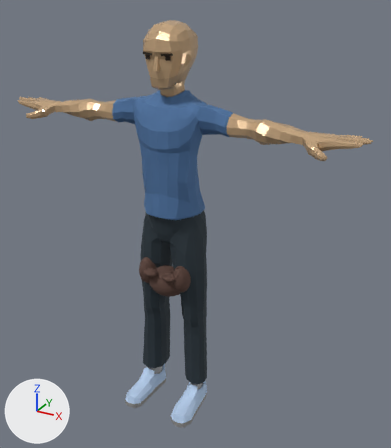
A saved change to the glTF model generated/avatar-assets/character-avatarb-premium.glb.
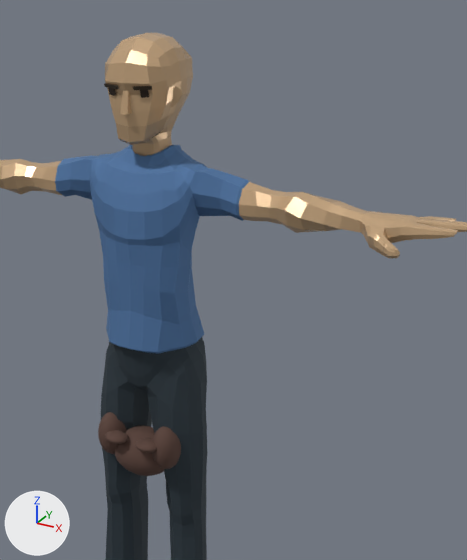
Each version appears first whole from a 50 mm camera at (1.185, -2.001, 1.949) aimed at (0.101, -0.03, 0.963), and next in a close-up on the part from 20% to 94% of the width and 0% to 78% of the height. The axes (+X, +Y, +Z) are drawn at lower left. The lights are the same throughout. The last two pictures show the newer version. Where no turn or scale is listed for an object, it has been applied to the vertices.

The first close-up shows 'Beard_cheek_-1', 'Beard_cheek_1', 'Beard_chin', 'Casual2_Body', 'Casual2_Head', 'Casual2_Legs', 'Moustache_-1', 'Moustache_1'.
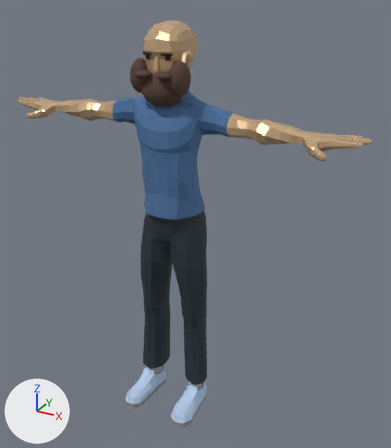
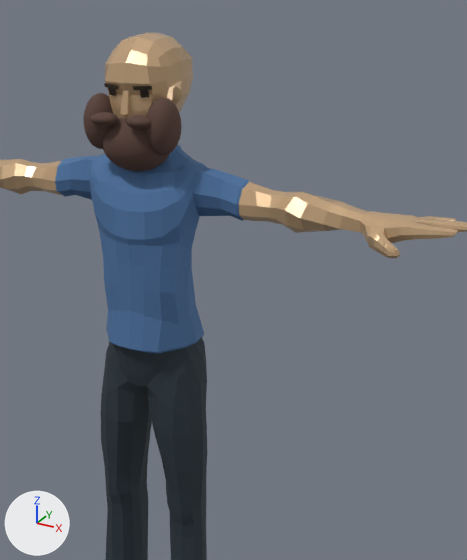
Scene script edits in JSON lines:
```json
{"op": "set", "path": "ob_beard_cheek__1.location", "old": "(-0.09, -0.138, 0.732)", "new": "(-0.09, -0.138, 1.618)"}
{"op": "set", "path": "ob_beard_cheek_1.location", "old": "(0.09, -0.138, 0.732)", "new": "(0.09, -0.138, 1.618)"}
{"op": "set", "path": "ob_beard_chin.location", "old": "(0.0, -0.118, 0.686)", "new": "(0.0, -0.118, 1.571)"}
{"op": "set", "path": "ob_moustache__1.location", "old": "(-0.051, -0.181, 0.747)", "new": "(-0.051, -0.181, 1.632)"}
{"op": "set", "path": "ob_moustache_1.location", "old": "(0.051, -0.181, 0.747)", "new": "(0.051, -0.181, 1.632)"}
```

Location of each change, [x1, y1, x2, y2] in pixels of the close-ups (467 x 560 px):
```json
{"object": "Beard_chin", "change": "moved", "before": [115, 425, 165, 476], "after": [102, 118, 169, 172]}
{"object": "Beard_cheek_1", "change": "moved", "before": [152, 426, 181, 469], "after": [145, 98, 182, 155]}
{"object": "Beard_cheek_-1", "change": "moved", "before": [98, 412, 126, 454], "after": [84, 93, 113, 149]}
{"object": "Moustache_-1", "change": "moved", "before": [105, 430, 128, 444], "after": [91, 112, 118, 126]}
{"object": "Moustache_1", "change": "moved", "before": [135, 438, 157, 453], "after": [126, 115, 151, 129]}
```
